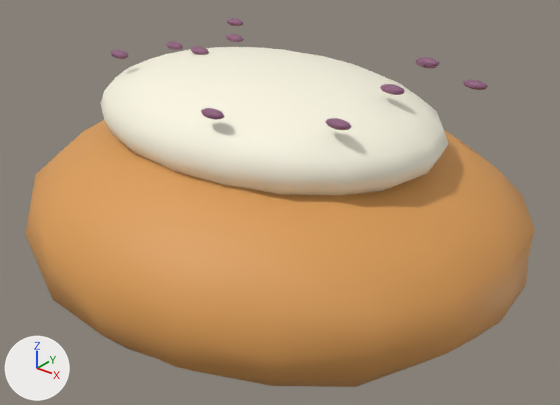
One commit to the glTF model models/catch_breads/bread_nandai_raisin.glb: the scene before it, then after it.
Both versions are drawn from a camera (50 mm lens) standing at (0.693, -0.85, 0.545) and looking at (0.015, -0.002, 0.019). Every picture has the same lights, and +X, +Y and +Z are marked at lower left. The older version comes first. Where no turn or scale is listed for an object, it has been applied to the vertices.

Objects in the first picture: 'ふっくらした生地.017', 'レーズン', 'レーズン.001', 'レーズン.002', 'レーズン.003', 'レーズン.004', 'レーズン.005', 'レーズン.006', 'レーズン.007', 'レーズン.008', 'レーズン.009', 'レーズン.012', '南台のクリーム'.
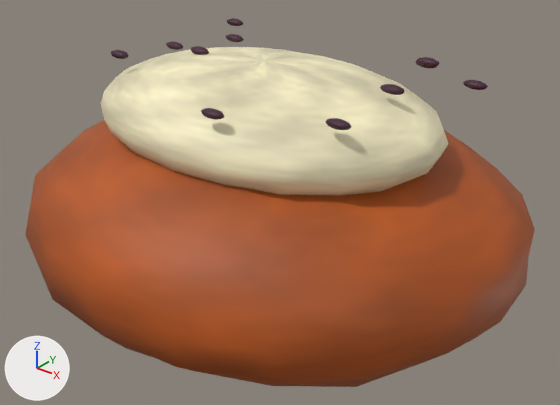
Changed parts and their boxes (x1, y1, x2, y2) in the pictures (560 x 405 px):
'ふっくらした生地.017', surface changed (orange to brown)
    both: (25, 120, 535, 387)
'南台のクリーム', surface changed
    both: (100, 47, 448, 196)
'レーズン.001', surface changed (purple to brown)
    both: (325, 118, 352, 130)
'レーズン.005', surface changed (purple to brown)
    both: (201, 108, 224, 120)
'レーズン.009', surface changed (darker)
    both: (380, 84, 405, 95)
'レーズン.008', surface changed (purple to brown)
    both: (463, 80, 488, 90)
'レーズン.012', surface changed (darker)
    both: (416, 57, 440, 67)
'レーズン.002', surface changed
    both: (111, 50, 129, 59)
'レーズン.004', surface changed
    both: (190, 46, 209, 55)
'レーズン', surface changed
    both: (226, 34, 244, 42)
'レーズン.003', surface changed
    both: (166, 41, 183, 50)
'レーズン.006', surface changed
    both: (227, 18, 243, 26)
'レーズン.007', surface changed
    both: (416, 61, 437, 68)

The change in detail:
Picture 'material_20' (img_material_20) is new.
Picture 'material_21' (img_material_21) is new.
Picture 'material_02' (img_material_02) is new.
In material '焼きたての山吹色' (mat_焼きたての山吹色), base_color is no longer (0.72, 0.34, 0.095), orange #dd9e57.
In material '焼きたての山吹色' (mat_焼きたての山吹色), texture is now set to img_material_02.
In material '白いクリーム' (mat_白いクリーム), base_color is no longer (0.98, 0.94, 0.78), pale yellow #fdf8e5.
In material '白いクリーム' (mat_白いクリーム), texture is now set to img_material_21.
In material 'レーズン' (mat_レーズン), base_color is no longer (0.27, 0.11, 0.2), purple #8e5d7c.
In material 'レーズン' (mat_レーズン), texture is now set to img_material_20.
